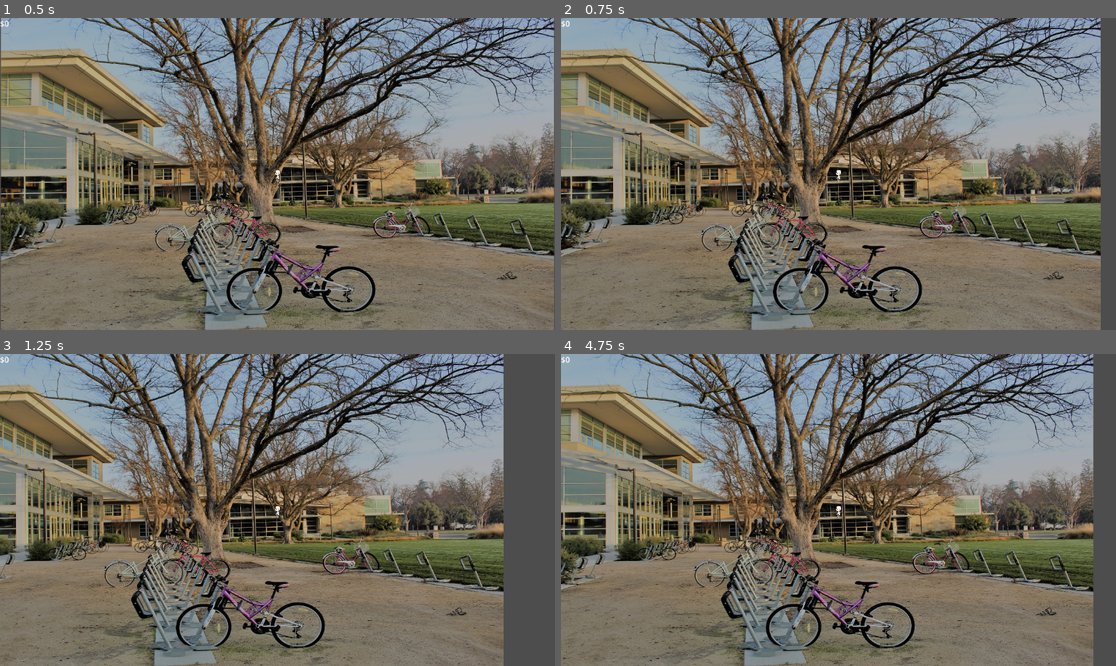
Above: before the commit, frames 1-4 (two rows, left to right).
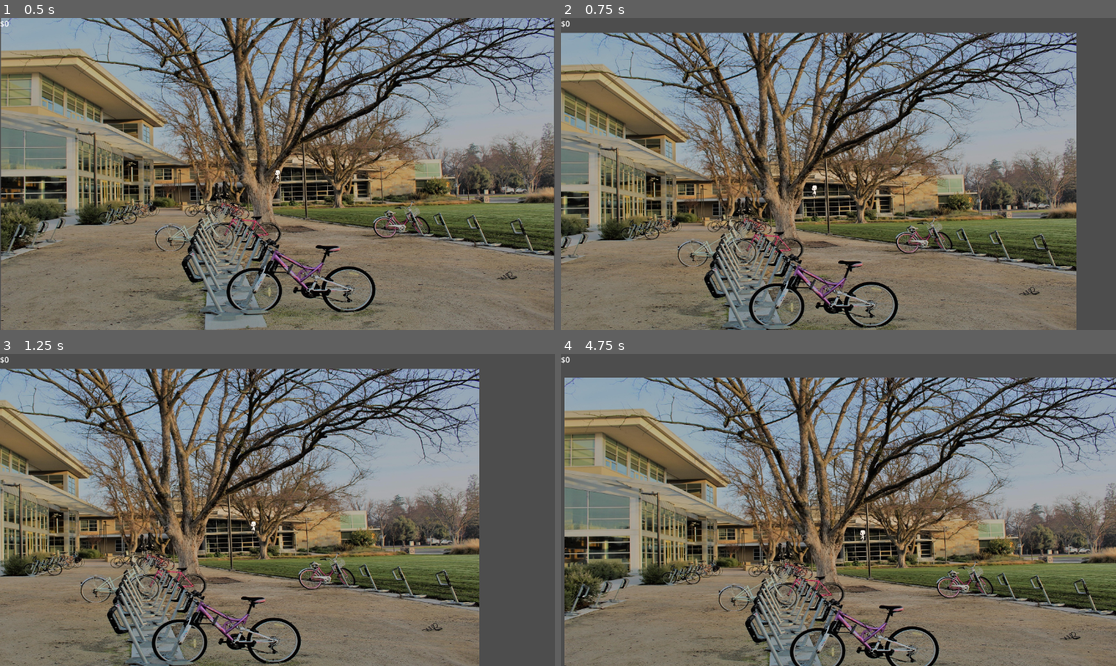
Above: after the commit, the same moments.

Repository: nithinsenthil/UCDBTS
Game: Godot game, scene res://Scenes/world.tscn
Two runs of this game, one before a commit and one after it. Both use one fixed random seed, a clock stepped at 60 frames per second and the inputs below.
Inputs (mouse positions are in pixels of both pictures, inside the frame that each line leads up to):
- Up to frame 1 (0.5 s): no input
- Up to frame 2 (0.75 s): tap Enter at 0.5 s; move the mouse to (960, 158) at 0.52 s; hold D (Right) from 0.53 s (still down)
- Up to frame 3 (1.25 s): keep holding D (Right)
- Up to frame 4 (4.75 s): move the mouse to (727, 525) at 1.27 s; release D (Right) at 1.28 s; hold S (Down) 1.28-2.03 s; move the mouse to (894, 441) at 2.02 s; hold D (Right) 2.03-2.78 s; move the mouse to (810, 572) at 2.77 s; hold W (Up) 2.78-3.53 s; move the mouse to (1005, 556) at 3.52 s; hold A (Left) from 3.53 s (still down); move the mouse to (672, 463) at 4.27 s

Frame 1 is identical in both runs. In frame 2, 66% of the frame differs, in the area x 0-98%, y 0-100%; in frame 3, 62%; in frame 4, 69%, in the area x 0-100%, y 0-100%.

Commit message:
feat: new camera that follows the mouse cursor, some bugfixes

Diff:
--- a/ucdbts/Scenes/world.tscn
+++ b/ucdbts/Scenes/world.tscn
@@ -1,17 +1,24 @@
-[gd_scene load_steps=5 format=3 uid="uid://bph0o3bjp53sx"]
+[gd_scene load_steps=6 format=3 uid="uid://bph0o3bjp53sx"]
 
 [ext_resource type="Script" uid="uid://cxh2054id48ig" path="res://Scripts/camera_one.gd" id="1_go701"]
 [ext_resource type="PackedScene" uid="uid://dmlnsq8mvdrq7" path="res://Scenes/player.tscn" id="2_go701"]
 [ext_resource type="Texture2D" uid="uid://cbfk6vu0papus" path="res://Assets/environment/ucdavis.jpg" id="3_5a7ea"]
 [ext_resource type="Script" uid="uid://bewtipkcwvdg" path="res://Scripts/money.gd" id="4_8j60k"]
+[ext_resource type="Script" uid="uid://bablma2t4h3vm" path="res://Scripts/Debugging/debug_label.gd" id="5_fo5ed"]
 
 [node name="World" type="Node"]
 
 [node name="Camera" type="Camera2D" parent="." node_paths=PackedStringArray("_target")]
+unique_name_in_owner = true
 script = ExtResource("1_go701")
+right_bound = 50.0
+left_bound = -50.0
+up_bound = -50.0
+down_bound = 50.0
 _target = NodePath("../Player")
 
 [node name="Player" parent="." instance=ExtResource("2_go701")]
+unique_name_in_owner = true
 
 [node name="Background" type="Sprite2D" parent="."]
 z_index = -1
@@ -25,3 +32,9 @@
 [node name="Label" type="Label" parent="MoneyDisplay"]
 offset_right = 40.0
 offset_bottom = 23.0
+
+[node name="Debug" type="Label" parent="."]
+visible = false
+offset_right = 40.0
+offset_bottom = 23.0
+script = ExtResource("5_fo5ed")
--- /dev/null
+++ b/ucdbts/Scripts/Debugging/debug_label.gd
@@ -0,0 +1,14 @@
+class_name DebugLabel
+extends Label
+
+@onready var player:Player = %Player
+@onready var camera:CameraOne = %Camera
+
+
+func _process(_delta: float) -> void:
+	global_position.x = player.global_position.x
+	global_position.y = player.global_position.y - 200
+
+	text = "Player position: %f, %f\nCamera position:%f, %f\nPlayer facing:%s\nCamera offset:%f,%f" % [player.global_position.x,
+			player.global_position.y, camera.global_position.x, camera.global_position.y,
+			player.Facing.keys()[player._facing], camera.offset.x, camera.offset.y]
--- a/ucdbts/Scripts/camera_one.gd
+++ b/ucdbts/Scripts/camera_one.gd
@@ -1,15 +1,47 @@
 class_name CameraOne
 extends CameraController
+
+@export var right_bound:float
+@export var left_bound:float
+@export var up_bound:float
+@export var down_bound:float
+@export var draw_logic:bool
 
 
 func _process(_delta: float) -> void:
 	# target lock
 	_move_camera()
 	global_position = _target.global_position
+	if draw_logic:
+		_draw_logic()
 
 
-# idea: allow the player to move the camera around, simulating "looking around"
-# player can move camera up, down, left, and right
-# use offset variable in Camera2D
 func _move_camera() -> void:
-	pass
+	offset = get_local_mouse_position() - offset
+	offset.x = clampf(offset.x, left_bound, right_bound)
+	offset.y = clampf(offset.y, up_bound, down_bound)
+
+
+
+func _draw_logic() -> void:
+	var mesh_instance := MeshInstance2D.new()
+	var immediate_mesh := ImmediateMesh.new()
+
+	mesh_instance.mesh = immediate_mesh
+
+	immediate_mesh.surface_begin(Mesh.PRIMITIVE_LINES)
+	immediate_mesh.surface_add_vertex(Vector3(right_bound, up_bound, 0))
+	immediate_mesh.surface_add_vertex(Vector3(left_bound, up_bound, 0))
+	immediate_mesh.surface_add_vertex(Vector3(left_bound, up_bound, 0))
+	immediate_mesh.surface_add_vertex(Vector3(left_bound, down_bound, 0))
+	immediate_mesh.surface_add_vertex(Vector3(left_bound, down_bound, 0))
+	immediate_mesh.surface_add_vertex(Vector3(right_bound, down_bound, 0))
+	immediate_mesh.surface_add_vertex(Vector3(right_bound, down_bound, 0))
+	immediate_mesh.surface_add_vertex(Vector3(right_bound, up_bound, 0))
+	immediate_mesh.surface_end()
+
+	add_child(mesh_instance)
+	mesh_instance.global_position = _target.global_position
+
+	await get_tree().process_frame
+	mesh_instance.queue_free()
--- a/ucdbts/Scripts/character.gd
+++ b/ucdbts/Scripts/character.gd
@@ -4,15 +4,15 @@
 # Enum numbers assigned for arithmetic purposes (add horizontal and vertical
 # directions to get final direction eg. LEFT + UP = 4 = UP_LEFT
 enum Facing {
+	DEFAULT = 0,
 	LEFT = 1,
 	RIGHT = 2,
 	UP = 3,
+	UP_LEFT = 4,
+	UP_RIGHT = 5,
 	DOWN = 6,
-	UP_RIGHT = 5,
+	DOWN_LEFT = 7,
 	DOWN_RIGHT = 8,
-	DOWN_LEFT = 7,
-	UP_LEFT = 4,
-	DEFAULT = 0,
 }
 
 const DEFAULT_MOVE_VELOCITY = 150
--- a/ucdbts/Scripts/player.gd
+++ b/ucdbts/Scripts/player.gd
@@ -26,11 +26,11 @@
 		# Change player facing direction
 		if velocity.x > 0:
 			horizontal_direction = Facing.RIGHT
-		else:
+		elif velocity.x < 0:
 			horizontal_direction = Facing.LEFT
-		if velocity.y > 0:
+		if velocity.y < 0:
 			vertical_direction = Facing.UP
-		else:
+		elif velocity.y > 0:
 			vertical_direction = Facing.DOWN
 
 		change_facing(horizontal_direction + vertical_direction as Facing)
--- a/ucdbts/project.godot
+++ b/ucdbts/project.godot
@@ -51,6 +51,11 @@
 "events": [Object(InputEventKey,"resource_local_to_scene":false,"resource_name":"","device":-1,"window_id":0,"alt_press …(191 unchanged characters)…
 ]
 }
+Look={
+"deadzone": 0.2,
+"events": [Object(InputEventMouseButton,"resource_local_to_scene":false,"resource_name":"","device":-1,"window_id":0,"alt_pressed":false,"shift_pressed":false,"ctrl_pressed":false,"meta_pressed":false,"button_mask":0,"position":Vector2(0, 0),"global_position":Vector2(0, 0),"factor":1.0,"button_index":2,"canceled":false,"pressed":false,"double_click":false,"script":null)
+]
+}
 
 [rendering]
 
Not shown, added: ucdbts/Scripts/Debugging/debug_label.gd.uid
